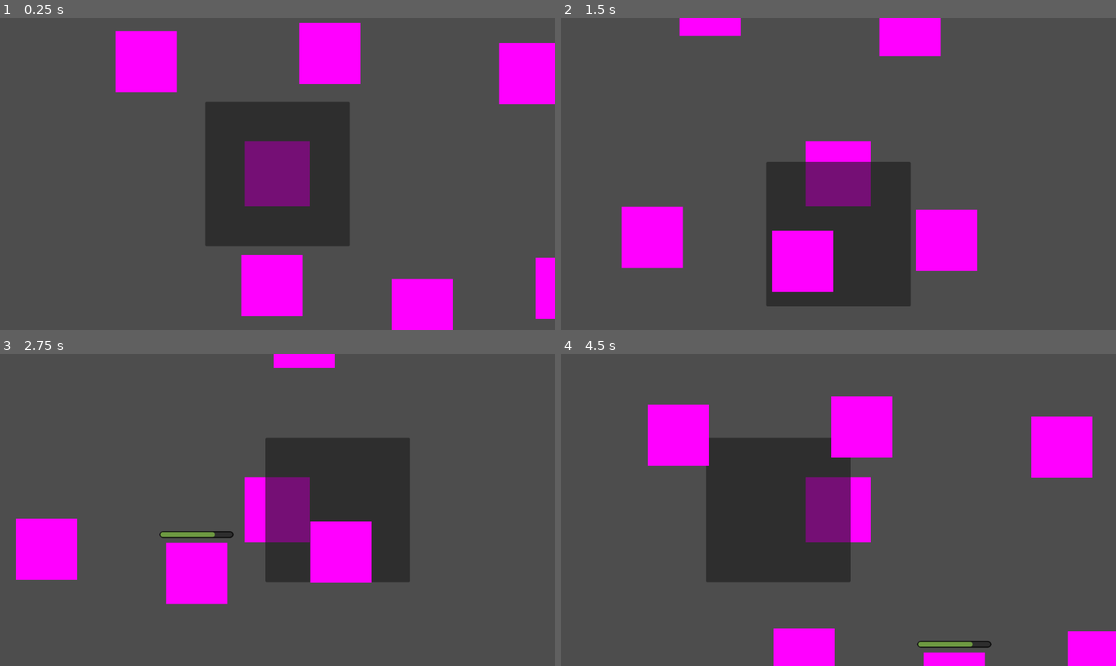
Above: before the commit, frames 1-4 (two rows, left to right).
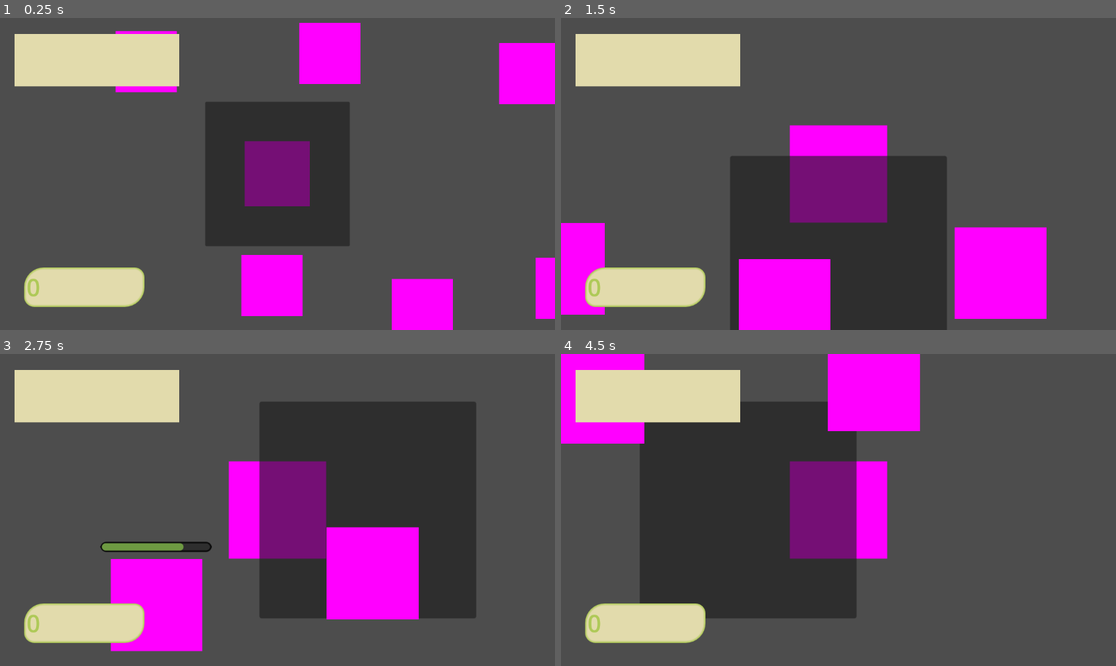
Above: after the commit, the same moments.

Repository: ThermobladeStudios/BambooBytes
Game: Godot game, scene res://world_map.tscn
The game is run twice, just before and just after one commit, with the same random seed, the same clock (stepped at 60 frames per second) and the same inputs.
Inputs (mouse positions are in pixels of both pictures, inside the frame that each line leads up to):
- Up to frame 1 (0.25 s): no input
- Up to frame 2 (1.5 s): tap Enter at 0.5 s; move the mouse to (960, 158) at 0.52 s; hold D (Right) 0.53-1.28 s; tap Mouse wheel down (ScrollDown, bound only after the commit) at 0.6 s; tap Mouse wheel up (ScrollUp, bound only after the commit) at 0.8, 1.35 s; move the mouse to (727, 189) at 1.27 s; hold S (Down) from 1.28 s (still down)
- Up to frame 3 (2.75 s): tap Mouse wheel down (ScrollDown, bound only after the commit) at 1.55 s; tap Space (Dash) at 2 s; move the mouse to (333, 441) at 2.02 s; release S (Down) at 2.03 s; hold D (Right) from 2.03 s (still down); click (333, 441) at 2.1 s; tap Mouse wheel up (ScrollUp, bound only after the commit) at 2.3 s
- Up to frame 4 (4.5 s): tap Enter at 2.75 s; move the mouse to (810, 572) at 2.77 s; release D (Right) at 2.78 s; hold W (Up) 2.78-3.53 s; tap Space (Dash) at 2.85, 3.5 s; tap Mouse wheel down (ScrollDown, bound only after the commit) at 3.05, 3.6 s; move the mouse to (1005, 556) at 3.52 s; hold A (Left) from 3.53 s (still down); tap Mouse wheel up (ScrollUp, bound only after the commit) at 3.8, 4.35 s; move the mouse to (672, 463) at 4.27 s

The runs differ from the first frame. In frame 1, 7.7% of the frame differs, in the area x 2-33%, y 5-93%; in frame 2, 33%; in frame 3, 35%, in the area x 2-86%, y 0-96%; in frame 4, 34%.
Error after the commit: Invalid access to property or key 'transforms' on a base object of type 'CollisionShape2D'. (res://Player/Player.gd:17)

Commit message:
ui
Made ui stay with camera zoom and added debug keys

Diff:
--- /dev/null
+++ b/BambooBytes/Camera2D.gd
@@ -0,0 +1,12 @@
+extends Camera2D
+
+
+
+# Called every frame. 'delta' is the elapsed time since the previous frame.
+func _process(delta):
+
+	if (Input.is_action_just_released("ScrollUp")):
+		if(zoom < Vector2(3,3)):
+			zoom += Vector2(0.5,0.5)
+	if (Input.is_action_just_released("ScrollDown")):
+		zoom -= Vector2(0.5,0.5)
--- a/BambooBytes/GUI.tscn
+++ b/BambooBytes/GUI.tscn
@@ -11,25 +11,25 @@
 grow_horizontal = 2
 grow_vertical = 2
 
-[node name="BambooCount" type="Label" parent="."]
-layout_mode = 1
+[node name="CanvasLayer" type="CanvasLayer" parent="."]
+
+[node name="BambooCount" type="Label" parent="CanvasLayer"]
 anchors_preset = -1
 anchor_top = 1.0
 anchor_bottom = 1.0
 offset_left = 50.0
 offset_top = -130.0
 offset_right = 300.0
-offset_bottom = -50.0
+offset_bottom = -48.0
 grow_horizontal = 0
 theme = ExtResource("2_mcmdj")
 text = "1"
 vertical_alignment = 1
 script = ExtResource("2_7w5bt")
 
-[node name="InfoPanel" type="Panel" parent="."]
-layout_mode = 0
+[node name="InfoPanel" type="Panel" parent="CanvasLayer"]
 offset_left = 30.0
 offset_top = 33.0
-offset_right = 554.0
-offset_bottom = 200.0
+offset_right = 372.0
+offset_bottom = 142.0
 theme = ExtResource("2_mcmdj")
--- a/BambooBytes/Player/Player.gd
+++ b/BambooBytes/Player/Player.gd
@@ -1,14 +1,20 @@
 extends CharacterBody2D
 
+@onready var collisionShape = $Chop_area/CollisionShape2D
 @onready var collision = $Chop_area
 @export var speed = 500
 @export var DashTime = 0.15
 @export var DashMultiplier = 5
 
-var strength = 5
+
+@export var hitarea = 0
+@export var strength = 5
 var Dashing = false
 var DashCooldown = false
 var DashDirection
+
+func _ready():
+	collisionShape.transforms
 
 func _physics_process(delta):
 
@@ -31,6 +37,11 @@
 	velocity = input_direction * speed
 	move_and_slide()
 
+
+
+
+
+
 func _on_timer_timeout():
 	Dashing = false
 
--- a/BambooBytes/Player/Player.tscn
+++ b/BambooBytes/Player/Player.tscn
@@ -13,6 +13,7 @@
 [node name="Player" type="CharacterBody2D"]
 motion_mode = 1
 script = ExtResource("1_27exr")
+hitarea = 10
 
 [node name="CollisionShape2D" type="CollisionShape2D" parent="."]
 shape = SubResource("RectangleShape2D_w6a8a")
--- /dev/null
+++ b/BambooBytes/World Objects/Shop.tscn
@@ -0,0 +1,30 @@
+[gd_scene load_steps=4 format=3 uid="uid://btwvgtdv70trh"]
+
+[sub_resource type="PlaceholderTexture2D" id="PlaceholderTexture2D_iq6rd"]
+size = Vector2(10, 10)
+
+[sub_resource type="RectangleShape2D" id="RectangleShape2D_8nho8"]
+size = Vector2(6.25, 11)
+
+[sub_resource type="RectangleShape2D" id="RectangleShape2D_bye3g"]
+size = Vector2(14, 14)
+
+[node name="StaticBody2D" type="StaticBody2D"]
+
+[node name="Sprite2D" type="Sprite2D" parent="."]
+position = Vector2(6.4075e-07, 6.4075e-07)
+scale = Vector2(1.4, 1.4)
+texture = SubResource("PlaceholderTexture2D_iq6rd")
+
+[node name="Area2D" type="Area2D" parent="."]
+light_mask = 2
+visibility_layer = 2
+
+[node name="CollisionShape2D" type="CollisionShape2D" parent="Area2D"]
+light_mask = 2
+visibility_layer = 2
+position = Vector2(10, 0)
+shape = SubResource("RectangleShape2D_8nho8")
+
+[node name="CollisionShape2D" type="CollisionShape2D" parent="."]
+shape = SubResource("RectangleShape2D_bye3g")
--- a/BambooBytes/project.godot
+++ b/BambooBytes/project.godot
@@ -64,6 +64,26 @@
 "events": [Object(InputEventMouseButton,"resource_local_to_scene":false,"resource_name":"","device":-1,"window_id":0,"a …(240 unchanged characters)…
 ]
 }
+ScrollUp={
+"deadzone": 0.5,
+"events": [Object(InputEventMouseButton,"resource_local_to_scene":false,"resource_name":"","device":-1,"window_id":0,"alt_pressed":false,"shift_pressed":false,"ctrl_pressed":false,"meta_pressed":false,"button_mask":0,"position":Vector2(0, 0),"global_position":Vector2(0, 0),"factor":1.0,"button_index":4,"pressed":false,"double_click":false,"script":null)
+]
+}
+ScrollDown={
+"deadzone": 0.5,
+"events": [Object(InputEventMouseButton,"resource_local_to_scene":false,"resource_name":"","device":-1,"window_id":0,"alt_pressed":false,"shift_pressed":false,"ctrl_pressed":false,"meta_pressed":false,"button_mask":16,"position":Vector2(251, 21),"global_position":Vector2(255, 64),"factor":1.0,"button_index":5,"pressed":true,"double_click":false,"script":null)
+]
+}
+Debugadd={
+"deadzone": 0.5,
+"events": [Object(InputEventKey,"resource_local_to_scene":false,"resource_name":"","device":-1,"window_id":0,"alt_pressed":false,"shift_pressed":false,"ctrl_pressed":false,"meta_pressed":false,"pressed":false,"keycode":0,"physical_keycode":79,"key_label":0,"unicode":111,"echo":false,"script":null)
+]
+}
+Debugsubtract={
+"deadzone": 0.5,
+"events": [Object(InputEventKey,"resource_local_to_scene":false,"resource_name":"","device":-1,"window_id":0,"alt_pressed":false,"shift_pressed":false,"ctrl_pressed":false,"meta_pressed":false,"pressed":false,"keycode":0,"physical_keycode":80,"key_label":0,"unicode":112,"echo":false,"script":null)
+]
+}
 
 [layer_names]
 
--- a/BambooBytes/world_map.tscn
+++ b/BambooBytes/world_map.tscn
@@ -1,8 +1,9 @@
-[gd_scene load_steps=6 format=3 uid="uid://mnn5g6w357kh"]
+[gd_scene load_steps=7 format=3 uid="uid://mnn5g6w357kh"]
 
 [ext_resource type="PackedScene" uid="uid://nie7s6lxy6mj" path="res://Player/Player.tscn" id="1_jf1yx"]
 [ext_resource type="Script" path="res://world_map.gd" id="1_y8ul0"]
 [ext_resource type="AudioStream" uid="uid://cxic7tjfpwcht" path="res://Assets/Music/onlymp3.to-Zelda-_-Chill-_-Minuet-of-Forest-_Mikel-Lofi-Remix_-2LKLzLZfCWg-256k-1656789788888.ogg" id="2_avsyx"]
+[ext_resource type="Script" path="res://Camera2D.gd" id="3_cq2x7"]
 [ext_resource type="PackedScene" uid="uid://de42f5ojp3ke0" path="res://World Objects/bamboo.tscn" id="3_lclw5"]
 [ext_resource type="PackedScene" uid="uid://qao2030pgiqi" path="res://GUI.tscn" id="4_ikdba"]
 
@@ -12,6 +13,7 @@
 [node name="Player" parent="." instance=ExtResource("1_jf1yx")]
 
 [node name="Camera2D" type="Camera2D" parent="Player"]
+script = ExtResource("3_cq2x7")
 
 [node name="GUI" parent="Player/Camera2D" instance=ExtResource("4_ikdba")]
 z_index = 1
